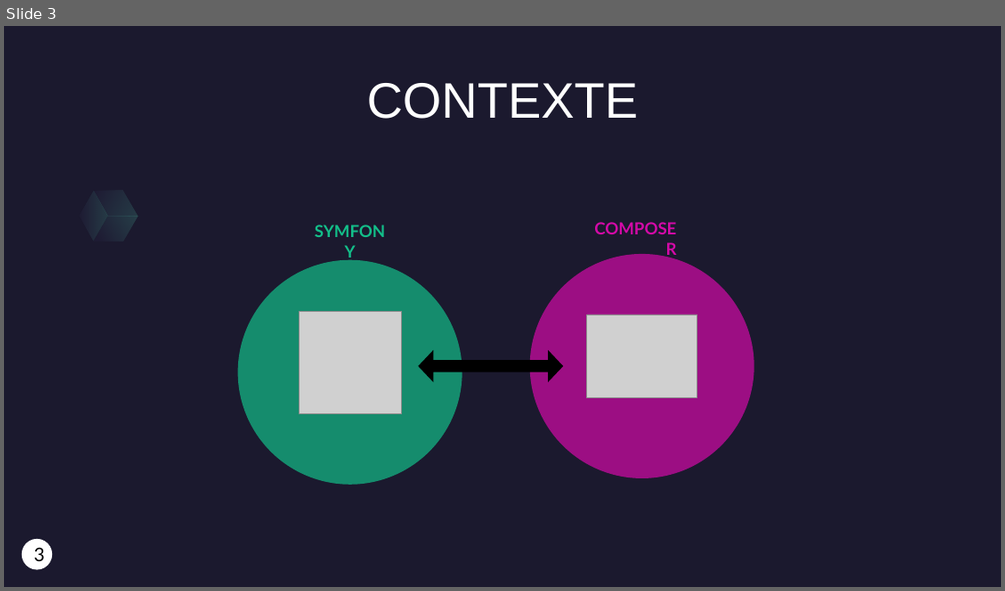
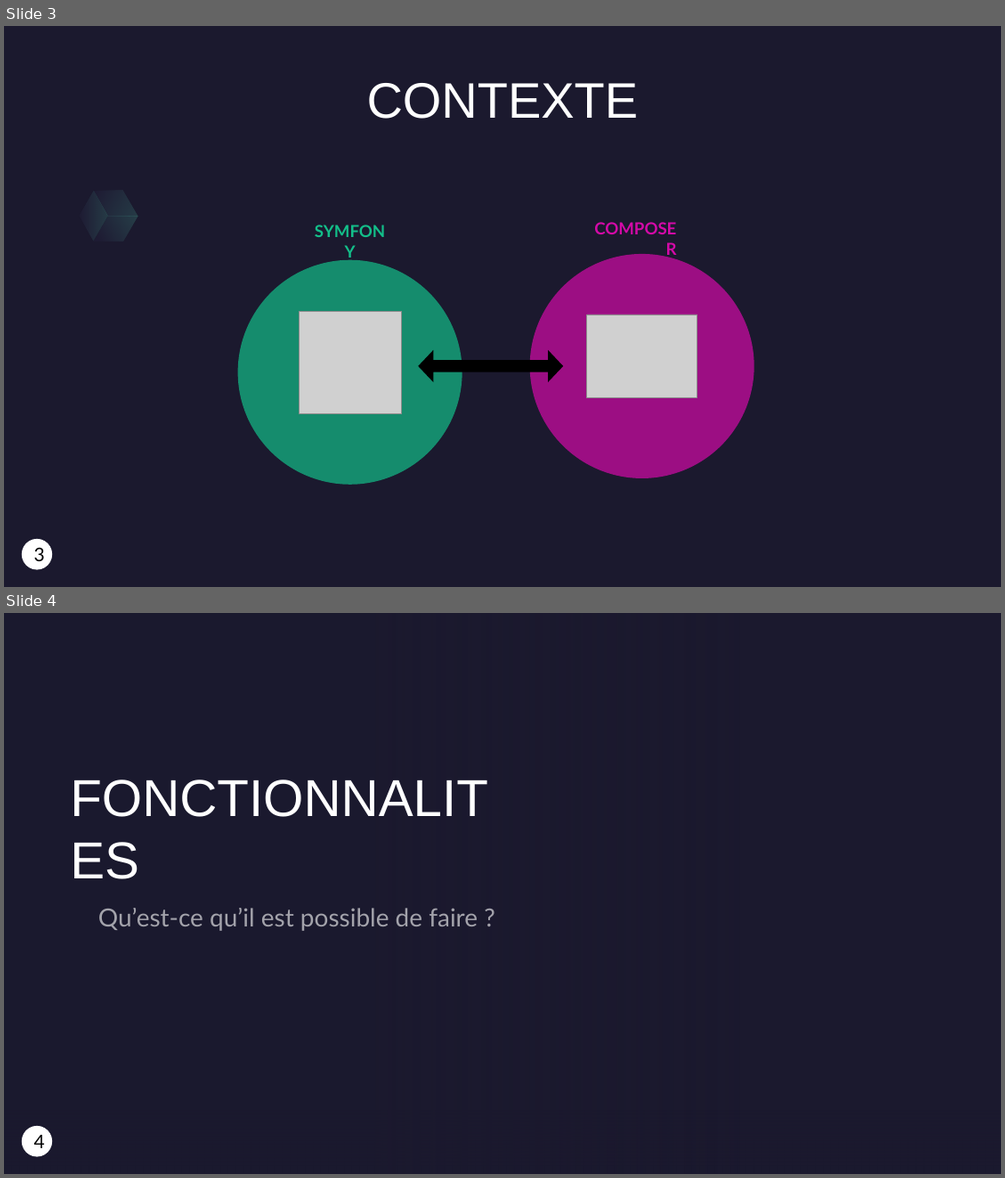
Before and after one commit to OphisDgn/projetBack_blog, a slide deck: Presentation_oral_LIEUTAUD_CELINE.pptx. Shown one above the other, each under a label of ours: slide 3 before the commit, slides 3 and 4 after it. The pictures are 1005x591 and 1005x1178 pixels, drawn with LibreOffice and Linux fonts; fonts in the diff are those of the drawing; grey boxes stand for pictures; background and template pictures are left out. Boxes give left, top, right and bottom in pixels: in the first picture for what was removed or moved away, otherwise in the second. Text is boxed around its words. In the diff, an @@ line names an element or a change of style, - is before the commit and + after.

```diff
--- a/Presentation_oral_LIEUTAUD_CELINE.pptx
+++ b/Presentation_oral_LIEUTAUD_CELINE.pptx
@@ slide 4 added at [4, 613, 1001, 1174], background picture (left out) @@
@@ rectangle added at [4, 613, 1001, 1174], fill #1B192E @@
@@ rectangle added at [4, 613, 740, 1174], fill gradient #1B192E @@
@@ title added at [71, 811, 516, 889], 50 pt, text #FFFFFF @@
+FONCTIONNALITES
@@ text added at [98, 908, 477, 931], 24 pt, text #FFFFFF at 60% opacity @@
+Qu’est-ce qu’il est possible de faire ?
@@ rectangle added at [4, 1085, 1001, 1174], fill gradient #1B192E @@
@@ ellipse added at [22, 1126, 51, 1156], fill #FFFFFF, outline #FFFFFF 1 pt, 18 pt, text #000000 @@
+4
```
Also in this commit, not shown: 2 slides changed, 1 slide removed, 8 other files.
